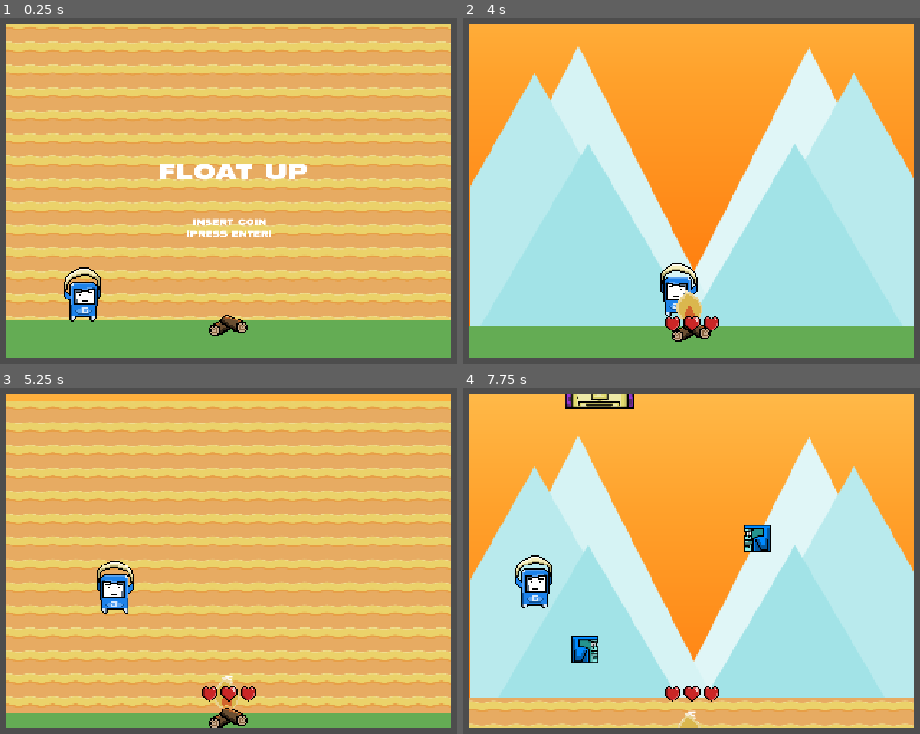
Above: before the commit, frames 1-4 (two rows, left to right).
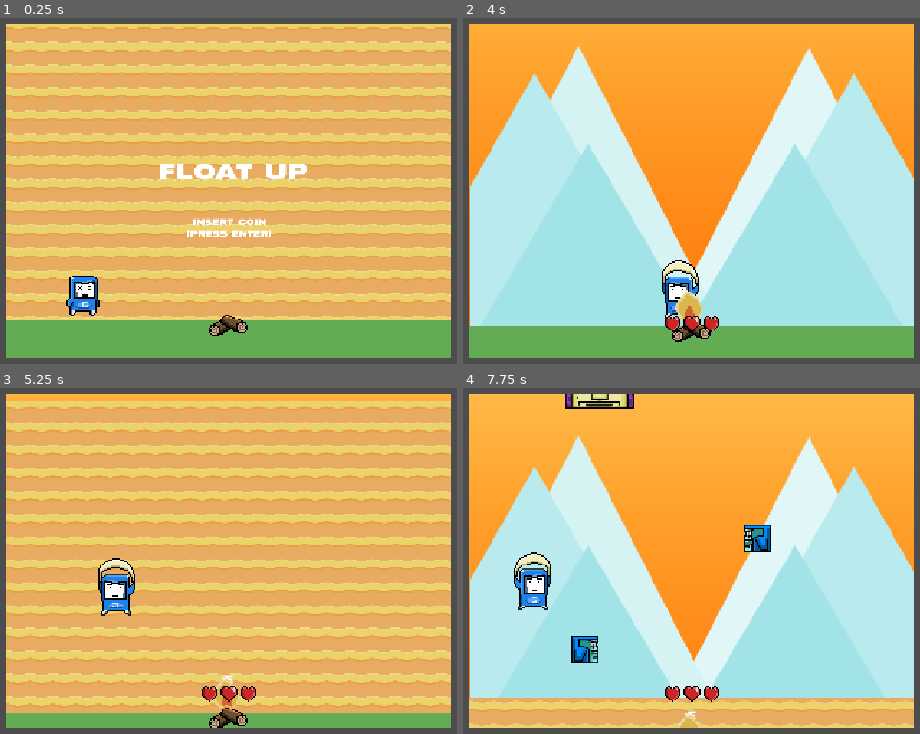
Above: after the commit, the same moments.

Repository: RuffledPlume/WildJam97
Game: Godot game, scene res://levels/lvl_float_up.tscn
The game is run twice, just before and just after one commit, with the same random seed, the same clock (stepped at 60 frames per second) and the same inputs. The project has no main scene, so this scene is started directly.
Inputs (mouse positions are in pixels of both pictures, inside the frame that each line leads up to):
- Up to frame 1 (0.25 s): no input
- Up to frame 2 (4 s): tap Enter (enter) at 0.5, 2.85 s; move the mouse to (869, 173) at 0.52 s; hold D (main_player_move_right) 0.53-1.28 s; hold Enter (enter) 0.53-1.28 s; tap Space (jump) at 0.77, 1.52, 3.02, 3.77 s; move the mouse to (531, 218) at 1.27 s; hold S (main_player_move_back) 1.28-2.03 s; tap E (interact) at 1.35, 3.6 s; move the mouse to (773, 97) at 2.02 s; hold D (main_player_move_right) 2.03-2.78 s; tap Mouse wheel down (scroll_mouse_down) at 2.1 s; move the mouse to (650, 284) at 2.77 s; hold W (main_player_move_forward) 2.78-3.53 s; move the mouse to (outside the picture) at 3.52 s; hold A (main_player_move_left) from 3.53 s (still down)
- Up to frame 3 (5.25 s): move the mouse to (outside the picture) at 4.27 s; tap Mouse wheel down (scroll_mouse_down) at 4.35 s; tap Space (jump) at 4.52 s; move the mouse to (269, 564) at 5.02 s; release A (main_player_move_left) at 5.03 s; hold S (main_player_move_back) from 5.03 s (still down); hold Enter (enter) from 5.03 s (still down)
- Up to frame 4 (7.75 s): move the mouse to (572, 453) at 5.77 s; release S (main_player_move_back) at 5.78 s; release Enter (enter) at 5.78 s; hold D (main_player_move_right) 5.78-6.53 s; tap E (interact) at 5.85 s; tap Space (jump) at 6.02, 6.77, 7.52 s; move the mouse to (869, 543) at 6.52 s; hold W (main_player_move_forward) 6.53-7.28 s; tap Mouse wheel down (scroll_mouse_down) at 6.6 s; move the mouse to (531, 588) at 7.27 s; hold D (main_player_move_right) from 7.28 s (still down); tap Enter (enter) at 7.35 s

The runs differ from the first frame. In frame 1, 0.8% of the frame differs, in the area x 14-23%, y 71-88%; in frame 2, 0.5%; in frame 3, 0.6%; in frame 4, 0.7%.

Commit message:
Final Player Animations
Added flying and death animations

Diff:
--- a/project/levels/lvl_float_up.tscn
+++ b/project/levels/lvl_float_up.tscn
@@ -4,13 +4,16 @@
 [ext_resource type="Shader" uid="uid://djbjtk7eq612n" path="res://shaders/scrolling_bg_blue.gdshader" id="1_ym2jc"]
 [ext_resource type="Texture2D" uid="uid://pwbvj7xqop63" path="res://assets/background/bg_yellow.png" id="2_ym2jc"]
 [ext_resource type="Script" uid="uid://dpwiw8kcafg17" path="res://scripts/floatup/floatup_spawnable.gd" id="4_1v4jr"]
+[ext_resource type="Texture2D" uid="uid://c3jw35g5gbip4" path="res://assets/player/player_dead.png" id="4_2a034"]
 [ext_resource type="FontFile" uid="uid://b6wp23t6o3aeu" path="res://assets/font/BNGAMMA.OTF" id="4_53lfo"]
 [ext_resource type="Texture2D" uid="uid://cnry0f2x7a20i" path="res://assets/player/player_flying.png" id="4_62d5f"]
 [ext_resource type="Texture2D" uid="uid://b0g8wsur8g0jj" path="res://assets/player/player-idle.png" id="4_bxjl1"]
 [ext_resource type="Texture2D" uid="uid://bsfvt0mvgd6b7" path="res://assets/player/player-walk.png" id="4_vi5ht"]
+[ext_resource type="Texture2D" uid="uid://0ycje5id0k5f" path="res://assets/player/player_flying_02.png" id="5_hwgr8"]
 [ext_resource type="PackedScene" uid="uid://b256xhtmy6ye8" path="res://prefabs/floatup/pf_shrink_powerup.tscn" id="5_k5oxv"]
 [ext_resource type="PackedScene" uid="uid://dlkcwjrbbpn7e" path="res://prefabs/floatup/pf_steer_powerup.tscn" id="5_v56gy"]
 [ext_resource type="Script" uid="uid://dd3q7t67ewfnb" path="res://scripts/floatup/player_float_up.gd" id="5_w36lc"]
+[ext_resource type="Texture2D" uid="uid://bmg04qprl1prh" path="res://assets/player/player_flying_03.png" id="6_2a034"]
 [ext_resource type="Texture2D" uid="uid://xjuay0xwtk3" path="res://assets/player/player.png" id="6_shggk"]
 [ext_resource type="Texture2D" uid="uid://5k7rd7y40eqe" path="res://assets/player/mouse_scroll_down.png" id="6_uyp7k"]
 [ext_resource type="Texture2D" uid="uid://dr0nhpi8eb7li" path="res://assets/interactables/logs.png" id="7_b7fmq"]
@@ -99,7 +102,24 @@
 animations = [{
 "frames": [{
 "duration": 1.0,
+"texture": ExtResource("4_2a034")
+}],
+"loop": 1,
+"name": &"death",
+"speed": 5.0
+}, {
+"frames": [{
+"duration": 1.5,
 "texture": ExtResource("4_62d5f")
+}, {
+"duration": 1.5,
+"texture": ExtResource("5_hwgr8")
+}, {
+"duration": 1.5,
+"texture": ExtResource("4_62d5f")
+}, {
+"duration": 1.5,
+"texture": ExtResource("6_2a034")
 }],
 "loop": 1,
 "name": &"flying",
@@ -777,7 +797,7 @@
 z_index = 100
 scale = Vector2(2, 2)
 sprite_frames = SubResource("SpriteFrames_xvdk0")
-animation = &"flying"
+animation = &"death"
 
 [node name="Sprite2D" type="Sprite2D" parent="AspectRatioContainer/SubViewportContainer/SubViewport/Player" unique_id=839767947]
 visible = false
--- a/project/scripts/floatup/player_float_up.gd
+++ b/project/scripts/floatup/player_float_up.gd
@@ -54,7 +54,9 @@
 
 func disable_input() ->  void:
 	disable_player = true
+	animated_sprite_2d.play("death")
 	anim_player_main.play("death")
+
 
 func _physics_process(delta: float) -> void:
 
Binary file added: project/assets/player/player_dead.png
Not shown, added: project/assets/player/player_dead.png.import
Binary file added: project/assets/player/player_flying_02.png
Not shown, added: project/assets/player/player_flying_02.png.import
Binary file added: project/assets/player/player_flying_03.png
Not shown, added: project/assets/player/player_flying_03.png.import
